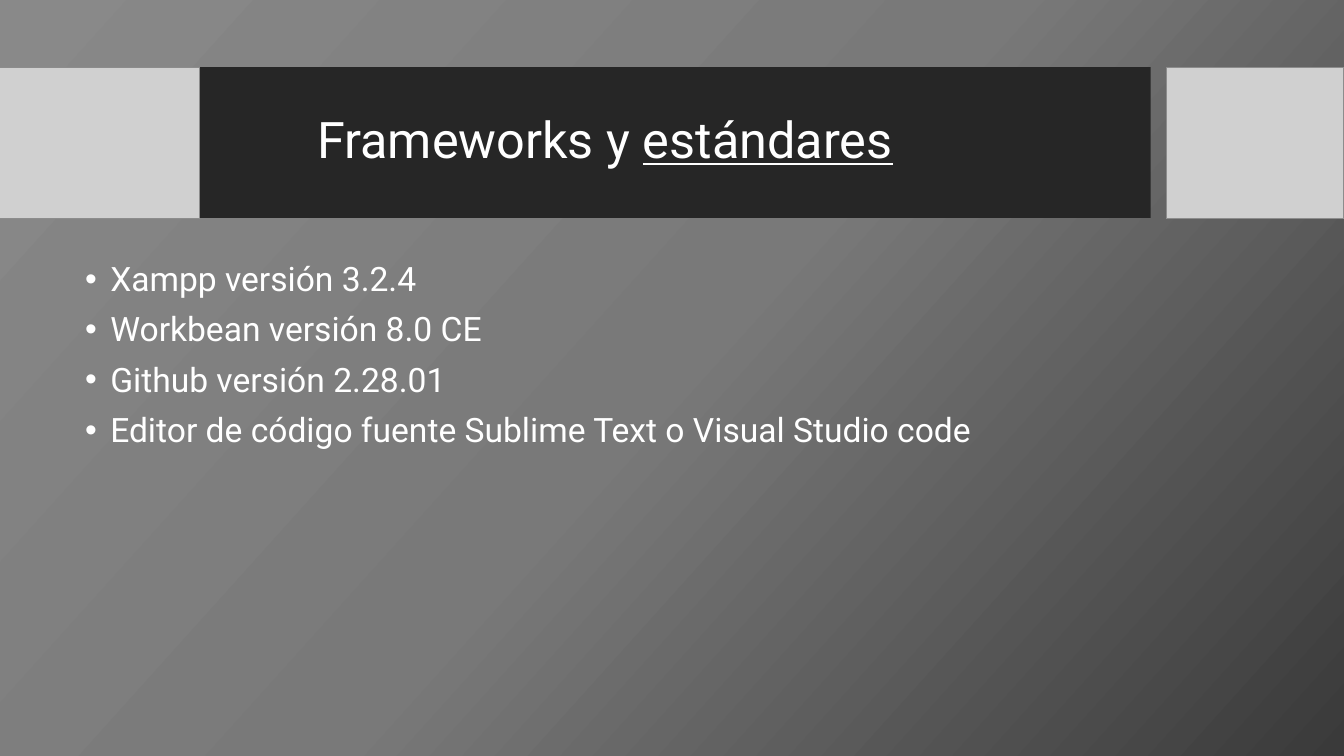
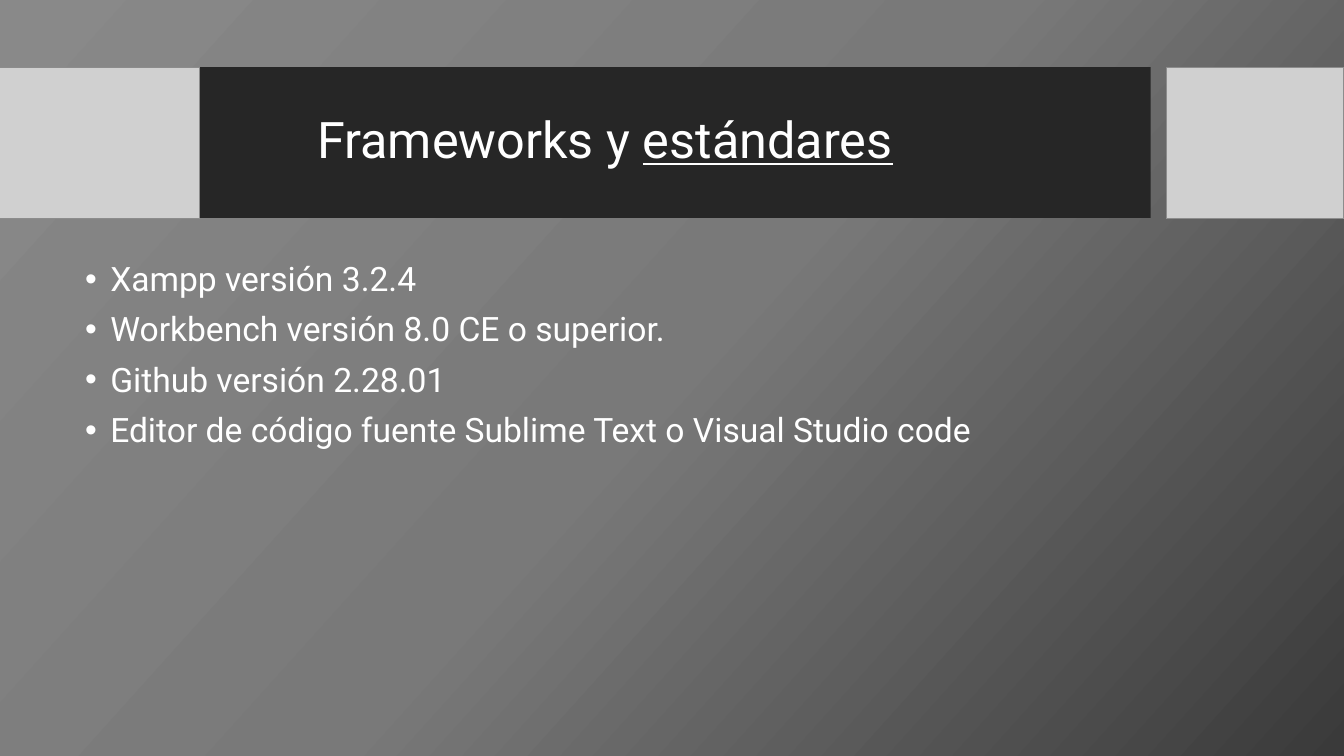
Before and after one commit to Htqa123/Proyecto, a slide deck: slide 5 of Documentacion/ProyectoSena-20201016T002747Z-001/ProyectoSena/Otros-Documentos/manual-tecnico-SISO.pptx. Drawn at 1344x756 pixels with LibreOffice and Linux fonts; fonts in the diff are those of the drawing; grey boxes stand for pictures; background and template pictures are left out. Boxes give left, top, right and bottom in pixels: in the first picture for what was removed or moved away, otherwise in the second. Text is boxed around its words. In the diff, an @@ line names an element or a change of style, - is before the commit and + after.

```diff
--- a/Documentacion/ProyectoSena-20201016T002747Z-001/ProyectoSena/Otros-Documentos/manual-tecnico-SISO.pptx
+++ b/Documentacion/ProyectoSena-20201016T002747Z-001/ProyectoSena/Otros-Documentos/manual-tecnico-SISO.pptx
@@ text at box(110, 316, 664, 348): text changed @@
-• Workbean versión 8.0 CE
+• Workbench versión 8.0 CE o superior.
```
Also in this commit, not shown: 4 other slides changed, 1 slide added, 17 other files.
